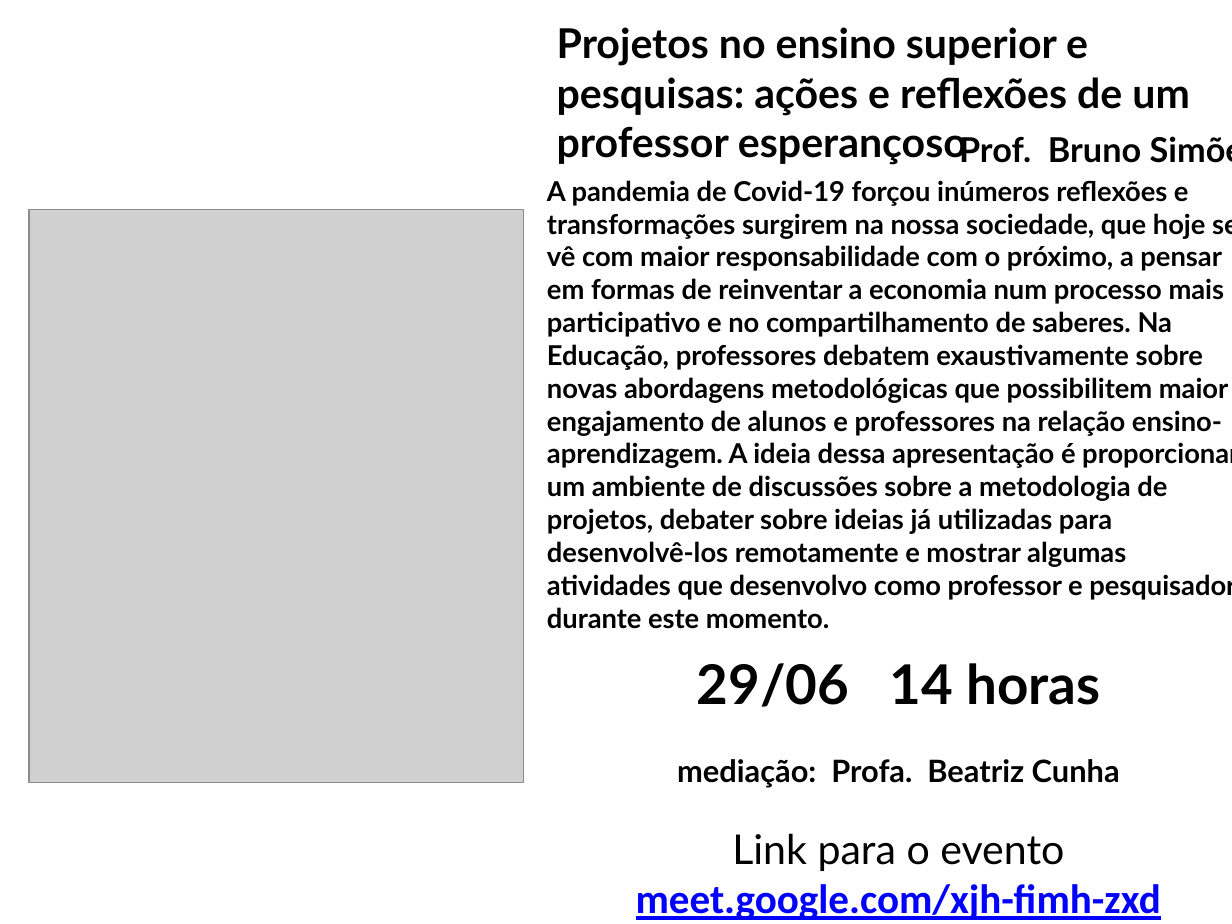
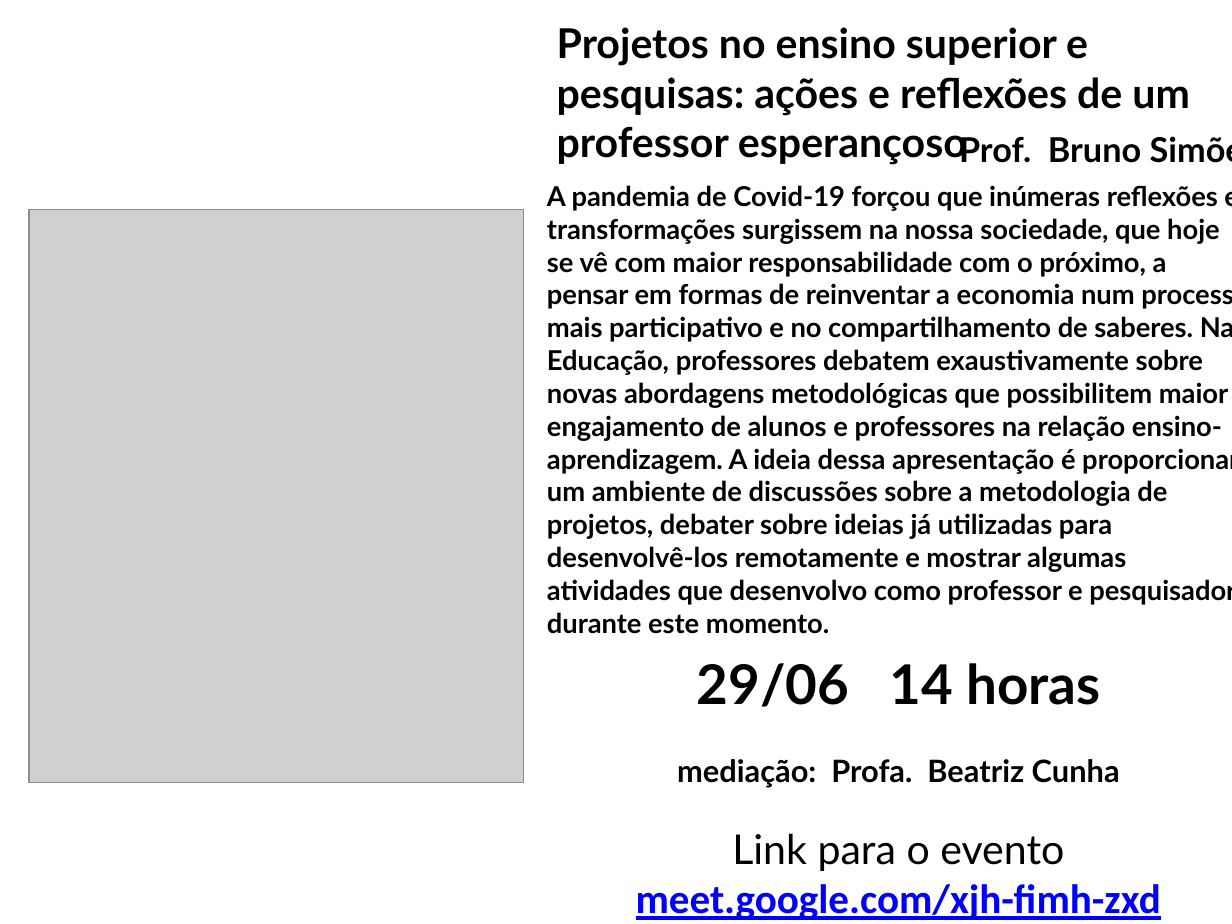
Before and after one commit to DATAUNIRIO/DMQ_Talks, a slide deck: slide 10 of libs/uds/flyer.pptx. Drawn at 1232x924 pixels with LibreOffice and Linux fonts; fonts in the diff are those of the drawing; grey boxes stand for pictures; background and template pictures are left out. Boxes give left, top, right and bottom in pixels: in the first picture for what was removed or moved away, otherwise in the second. Text is boxed around its words. In the diff, an @@ line names an element or a change of style, - is before the commit and + after.

```diff
--- a/libs/uds/flyer.pptx
+++ b/libs/uds/flyer.pptx
@@ text at (x1=547, y1=185, x2=1232, y2=634): text changed @@
-A pandemia de Covid-19 forçou inúmeros reflexões e transformações surgirem na nossa sociedade, que hoje se vê com maior responsabilidade com o próximo, a pensar em formas de reinventar a economia num processo mais participativo e no compartilhamento de saberes. Na Educação, professores debatem exaustivamente sobre novas abordagens metodológicas que possibilitem maior engajamento de alunos e professores na relação ensino-aprendizagem. A ideia dessa apresentação é proporcionar um ambiente de discussões sobre a metodologia de projetos, debater sobre ideias já utilizadas para desenvolvê-los remotamente e mostrar algumas atividades que desenvolvo como professor e pesquisador durante este momento.
+A pandemia de Covid-19 forçou que inúmeras reflexões e transformações surgissem na nossa sociedade, que hoje se vê com maior responsabilidade com o próximo, a pensar em formas de reinventar a economia num processo mais participativo e no compartilhamento de saberes. Na Educação, professores debatem exaustivamente sobre novas abordagens metodológicas que possibilitem maior engajamento de alunos e professores na relação ensino-aprendizagem. A ideia dessa apresentação é proporcionar um ambiente de discussões sobre a metodologia de projetos, debater sobre ideias já utilizadas para desenvolvê-los remotamente e mostrar algumas atividades que desenvolvo como professor e pesquisador durante este momento.
```
Also in this commit, not shown: 1 other file.
